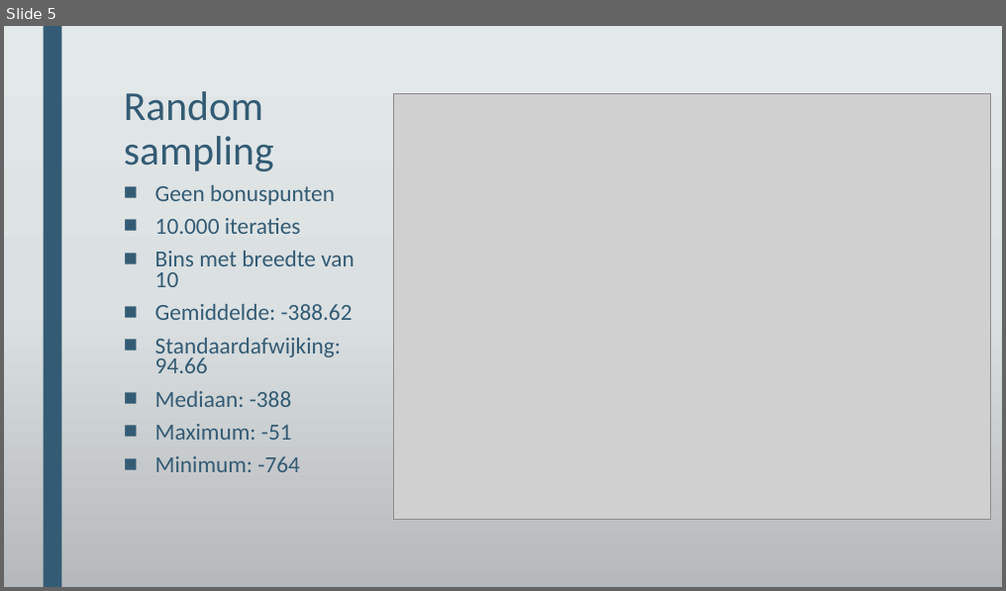
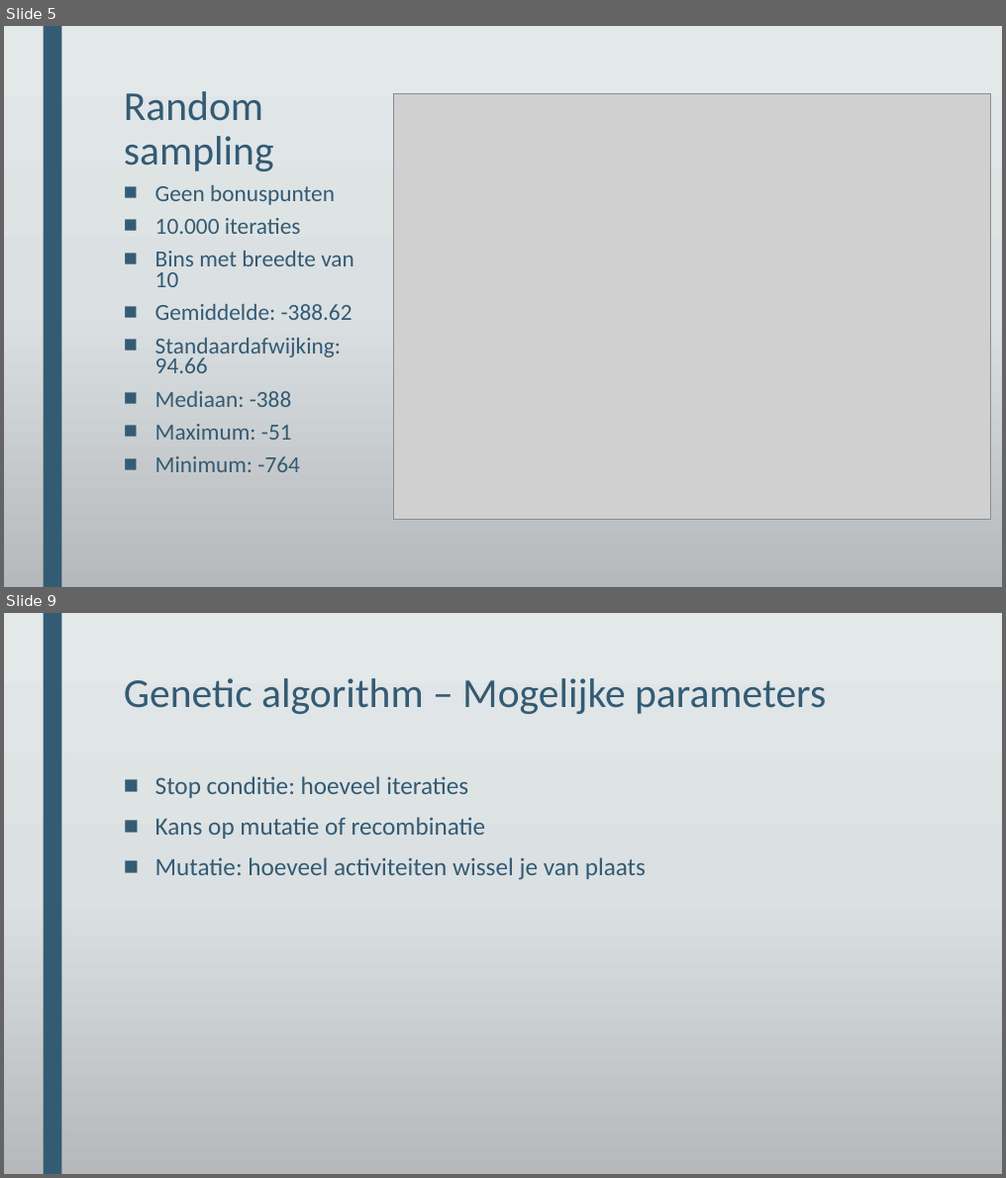
Before and after one commit to DeRoostermakers/Heuristieken, a slide deck: Presentaties/Week4/Lectures & Lesroosters toestandsruimte en grenzen.pptx. Shown one above the other, each under a label of ours: slide 5 before the commit, slides 5 and 9 after it; the slides between them are not shown. The pictures are 1006x591 and 1006x1178 pixels, drawn with LibreOffice and Linux fonts; fonts in the diff are those of the drawing; grey boxes stand for pictures; background and template pictures are left out. Boxes give left, top, right and bottom in pixels: in the first picture for what was removed or moved away, otherwise in the second. Text is boxed around its words. In the diff, an @@ line names an element or a change of style, - is before the commit and + after.

```diff
--- a/Presentaties/Week4/Lectures & Lesroosters toestandsruimte en grenzen.pptx
+++ b/Presentaties/Week4/Lectures & Lesroosters toestandsruimte en grenzen.pptx
@@ slide 9 added at [4, 613, 1002, 1174], background gradient #E3E8EA to #DCE0E2 to #B6BABC; not listed: 1 template element that a slide beside it also shows @@
@@ title added at [124, 678, 826, 714], 39.6 pt, text #335B74 @@
+Genetic algorithm – Mogelijke parameters
@@ text added at [155, 776, 646, 880], 24 pt, text #335B74 @@
+■ Stop conditie: hoeveel iteraties
+■ Kans op mutatie of recombinatie
+■ Mutatie: hoeveel activiteiten wissel je van plaats
```
Also in this commit, not shown: 3 other slides added, 1 other file.
